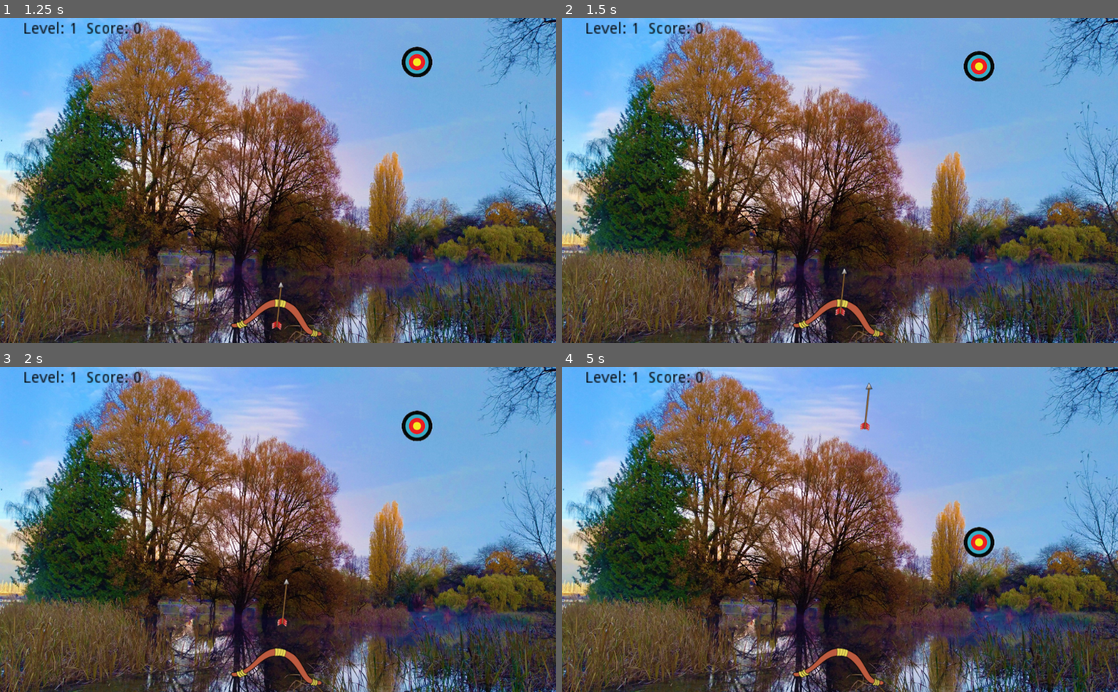
Above: before the commit, frames 1-4 (two rows, left to right).
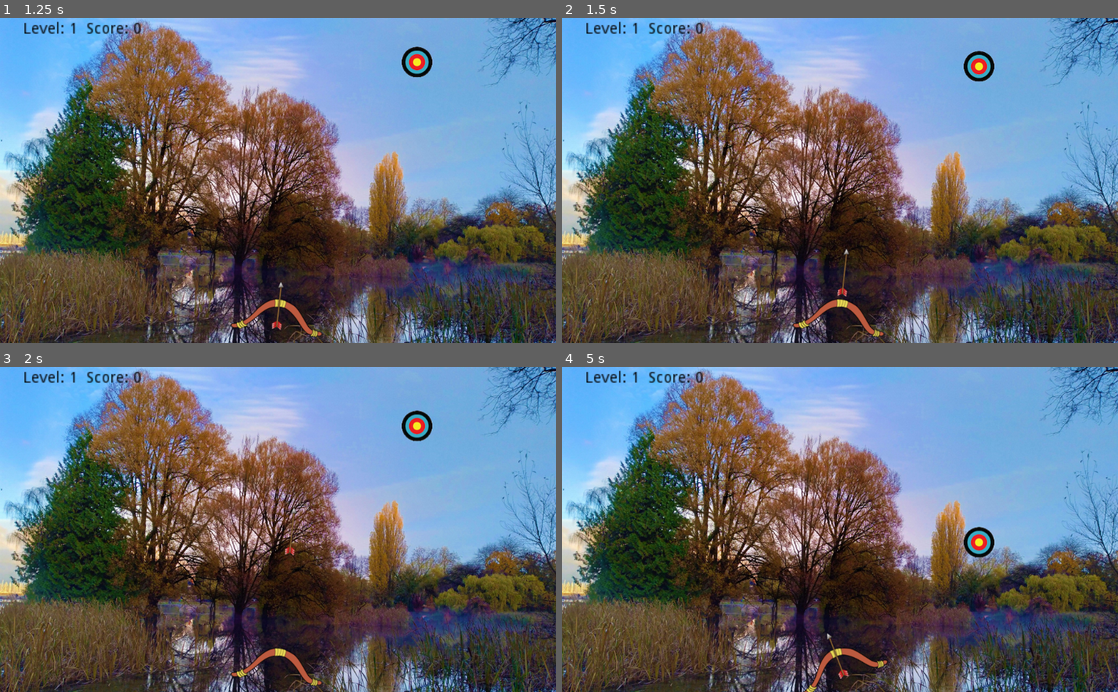
Above: after the commit, the same moments.

Repository: AlbertoPachecoDev/MovingTargetGame
Game: Godot game, scene res://Level.tscn
Two runs of this game, one before a commit and one after it. Both use one fixed random seed, a clock stepped at 60 frames per second and the inputs below. Sound files missing from this copy of the repository are replaced by a short silence.
Inputs:
- Up to frame 1 (1.25 s): hold Right (ui_right) from 0.53 s (still down); hold Space (ui_select) from 0.53 s (still down)
- Up to frame 2 (1.5 s): release Right (ui_right) at 1.28 s; release Space (ui_select) at 1.28 s; hold Left (ui_left) from 1.28 s (still down); tap Space (ui_select) at 1.35 s
- Up to frame 3 (2 s): keep holding Left (ui_left); tap Space (ui_select) at 1.52, 1.82 s
- Up to frame 4 (5 s): release Left (ui_left) at 2.03 s; hold Space (ui_select) 2.03-2.78 s; hold Right (ui_right) 2.03-3.53 s; tap Space (ui_select) at 2.85, 3.02, 3.32, 4.35, 4.52, 4.82 s; hold Space (ui_select) 3.53-4.28 s; hold Left (ui_left) from 3.53 s (still down)

Frame 1 is identical in both runs. In frame 2, 0.1% of the frame differs, in the area x 49-52%, y 70-92%; in frame 3, 0.1%; in frame 4, 0.8%, in the area x 41-59%, y 4-100%.

Commit message:
Issues fixed
Juego funcional con problemas anteriores resueltos. Todo: 1) alinear ángulos arco y flecha; 2) respetar giro del arco cada vez que se carga una flecha

Diff:
--- a/Level.gd
+++ b/Level.gd
@@ -31,13 +31,11 @@
 
 func next(): # next-level?
 	if targets.empty(): # no more targets? go next level
-		yield(get_tree().create_timer(0.25), "timeout") # pause for end-arrow-sound
-		Global.Angle = $player.global_rotation  # store last bow-angle
+		Global.Angle = 0 # $player.global_rotation  # store last bow-angle
 		if Global.Level < Global.Cols.size(): # more levels?
 			Global.Level += 1
 			# warning-ignore:return_value_discarded
 			get_tree().reload_current_scene() # restart
 		else: # game over!
 			Global.game_over()
-			# get_tree().paused = true # pause-game
 			get_tree().quit() # close-game
--- a/Level.tscn
+++ b/Level.tscn
@@ -24,4 +24,3 @@
 
 [node name="arrow" parent="player" instance=ExtResource( 3 )]
 position = Vector2( 0, -20 )
-rotation = -1.5708
--- a/Target.gd
+++ b/Target.gd
@@ -6,28 +6,29 @@
 
 signal target_signal(id)
 
-const MIN_SPEED = 20.0
-const MAX_SPEED = 50.0
+const MIN_SPEED = 15.0
+const MAX_SPEED = 30.0
 
 var id
 var speed
 
 func _ready():
+	## Inspector: Add Physics Material to set bounce = 0
 	var tam = $sprite.get_scale()
 	var vel_y = Global.Rnd.randf_range(MIN_SPEED, MAX_SPEED - 2 * Global.Level)
 	speed = Vector2(0, vel_y) # falling speed
-	$efecto.interpolate_property($sprite, 'scale', tam, 1.25 * tam, 0.3, Tween.TRANS_ELASTIC, Tween.EASE_OUT)
-	$efecto.interpolate_property($sprite, 'modulate:a', 1, 0, 0.4, Tween.TRANS_QUAD, Tween.EASE_IN_OUT)
+	$efecto.interpolate_property($sprite, 'scale', tam, 1.25 * tam, 0.2, Tween.TRANS_ELASTIC, Tween.EASE_OUT)
+	$efecto.interpolate_property($sprite, 'modulate:a', 1, 0, 0.25, Tween.TRANS_QUAD, Tween.EASE_IN_OUT)
 
 func end():
 	$efecto.start()
 	emit_signal("target_signal", id) # notify arrow hit target
 
-func _on_VisibilityNotifier2D_screen_exited(): # out-of-screen (bottom)
+func _on_efecto_tween_completed(_object, _key): # wait end-tween-effect
+	queue_free()
+
+func _on_Target_body_entered(_body):
 	end()
 
-func _on_Target_area_entered(_area): # collision
+func _on_exit_screen_screen_exited():
 	end()
-
-func _on_efecto_tween_completed(_object, _key): # wait end-tween-effect
-	queue_free()
--- a/Target.tscn
+++ b/Target.tscn
@@ -1,14 +1,20 @@
-[gd_scene load_steps=4 format=2]
+[gd_scene load_steps=5 format=2]
 
 [ext_resource path="res://Target.gd" type="Script" id=1]
 [ext_resource path="res://images/target.png" type="Texture" id=2]
 
+[sub_resource type="PhysicsMaterial" id=2]
+absorbent = true
+
 [sub_resource type="CircleShape2D" id=1]
-radius = 27.0185
+radius = 28.0
 
 [node name="Target" type="RigidBody2D"]
 collision_mask = 2
+physics_material_override = SubResource( 2 )
 gravity_scale = 0.25
+contacts_reported = 1
+contact_monitor = true
 script = ExtResource( 1 )
 __meta__ = {
 "_edit_group_": true
@@ -24,5 +30,6 @@
 
 [node name="efecto" type="Tween" parent="."]
 
-[connection signal="screen_exited" from="exit_screen" to="." method="_on_VisibilityNotifier2D_screen_exited"]
+[connection signal="body_entered" from="." to="." method="_on_Target_body_entered"]
+[connection signal="screen_exited" from="exit_screen" to="." method="_on_exit_screen_screen_exited"]
 [connection signal="tween_completed" from="efecto" to="." method="_on_efecto_tween_completed"]
--- a/arrow.gd
+++ b/arrow.gd
@@ -2,57 +2,44 @@
 
 extends RigidBody2D
 
-#signal arrow_fired()
 signal arrow_out()
 signal arrow_sound()
 
-const FORCE = -50
-const Y0 = -20
-const MAX_Y = -4
+const      MAX_Y = -4
+const         Y0 = -20
 const ARROW_POS0 = Vector2(0,Y0)
-const OFF_ANG = deg2rad(90)
 
 func _ready():
 	gravity_scale = 0.0 # remove gravity force!
-	print("posy=", position.y)
+	position = ARROW_POS0
 
-# Physics
-# Tarea:
+# Tarea: Physics
 # 1. Evitar que siga disparando flechas
 # 2. Colisionar targets!!
+# https://docs.godotengine.org/en/stable/tutorials/2d/2d_movement.html#rotation-movement
 func impulse():
-	var posy = position.y
-	var desp = Y0 - posy - 1
-	var force = FORCE * desp
-	# https://docs.godotengine.org/en/stable/tutorials/2d/2d_movement.html#rotation-movement
-	var impulse = Vector2(force, 0).rotated(Global.Angle - OFF_ANG)
-	# print("desp=", desp, " posy=", posy, " force=", force, " impulse=", impulse)
+	var desp = Y0 - position.y - 1
+	var force = range_lerp(desp, MAX_Y+1, Y0, -350, -900) # FORCE * desp
+	var impulse = Vector2(0, force).rotated(Global.Angle) # girar vector de fuerza(x,y)
+	# print("desp=", desp, " force=", force, " impulse=", impulse)
 	self.apply_central_impulse(impulse) # aplicar fuerza para mover flecha
 	$shoot.play()
 
-#func _physics_process(delta):
-#	if shoot:
-#		var movement = speed * delta
-#		if move_and_collide(movement):
-#			print("chocaron!")
-
 func reset():
 	emit_signal("arrow_out") # sale flecha pantalla o si dio en el target
-	#shoot = false
-	position = ARROW_POS0
+	queue_free() ## Sol: erase arrow
 
 func change_pos():
 	if position.y < MAX_Y:
 		position.y += 2
 
-
-func _on_VisibilityNotifier2D_screen_exited(): # out-of-screen
+func _on_hit_finished():
+	emit_signal("arrow_sound")
 	reset()
 
-func _on_arrow_area_entered(_area):
+func _on_arrow_body_entered(_body):
 	Global.Score += 100
 	$hit.play()
+
+func _on_exit_screen_screen_exited():
 	reset()
-
-func _on_hit_finished():
-	emit_signal("arrow_sound")
--- a/arrow.tscn
+++ b/arrow.tscn
@@ -1,15 +1,22 @@
-[gd_scene load_steps=6 format=2]
+[gd_scene load_steps=7 format=2]
 
 [ext_resource path="res://images/arrow.png" type="Texture" id=1]
 [ext_resource path="res://audios/arrow.wav" type="AudioStream" id=2]
 [ext_resource path="res://arrow.gd" type="Script" id=3]
 [ext_resource path="res://audios/sound_hit.wav" type="AudioStream" id=4]
 
+[sub_resource type="PhysicsMaterial" id=2]
+absorbent = true
+
 [sub_resource type="RectangleShape2D" id=1]
-extents = Vector2( 6, 16 )
+extents = Vector2( 4, 34 )
 
 [node name="arrow" type="RigidBody2D"]
+rotation = -1.5708
 collision_layer = 2
+physics_material_override = SubResource( 2 )
+contacts_reported = 1
+contact_monitor = true
 script = ExtResource( 3 )
 
 [node name="sprite" type="Sprite" parent="."]
@@ -25,10 +32,9 @@
 stream = ExtResource( 4 )
 
 [node name="impact" type="CollisionShape2D" parent="."]
-position = Vector2( 28, 0 )
+position = Vector2( 10, 6.51598e-05 )
 rotation = -1.5708
 shape = SubResource( 1 )
-one_way_collision = true
 __meta__ = {
 "_edit_group_": true
 }
@@ -38,5 +44,6 @@
 scale = Vector2( 1, 0.75 )
 rect = Rect2( -10, -10, 16, 17 )
 
+[connection signal="body_entered" from="." to="." method="_on_arrow_body_entered"]
 [connection signal="finished" from="hit" to="." method="_on_hit_finished"]
-[connection signal="screen_exited" from="exit_screen" to="." method="_on_VisibilityNotifier2D_screen_exited"]
+[connection signal="screen_exited" from="exit_screen" to="." method="_on_exit_screen_screen_exited"]
--- a/player.gd
+++ b/player.gd
@@ -11,14 +11,17 @@
 const RBig = deg2rad(BAng)
 const LBig = deg2rad(-BAng)
 
+const arrowTemplate = preload("res://arrow.tscn") ## Sol
+
 onready var keys_disabled = false
+
+var arrow ## Sol: Refencia a la flecha
 
 func _ready():
 	z_index = 2
+	arrow = $arrow
 	# warning-ignore:return_value_discarded
-	# $arrow.connect("arrow_fired", self, "arrow_fired") # arrow signal
-	# warning-ignore:return_value_discarded
-	$arrow.connect("arrow_out", self, "arrow_out") # arrow signal
+	arrow.connect("arrow_out", self, "arrow_out") # arrow signal
 
 func _input(event):
 	if keys_disabled: return
@@ -29,13 +32,15 @@
 		rotate(LBig if event.shift else LSmall)
 		Global.Angle = global_rotation # BUG
 	elif Input.is_action_just_released("ui_select"):
-		$arrow.impulse() # Phy: shot arrow
+		arrow.impulse() # Phy: shot arrow
 		keys_disabled = true
 	elif Input.is_action_pressed("ui_select"):
-		$arrow.change_pos()
-
-#func arrow_fired():
-#	keys_disabled = true
+		arrow.change_pos()
 
 func arrow_out():
 	keys_disabled = false
+	arrow = arrowTemplate.instance() ## Sol
+	arrow.connect("arrow_out", self, "arrow_out")
+	set_global_rotation(0)
+	Global.Angle = 0
+	call_deferred("add_child",arrow)
